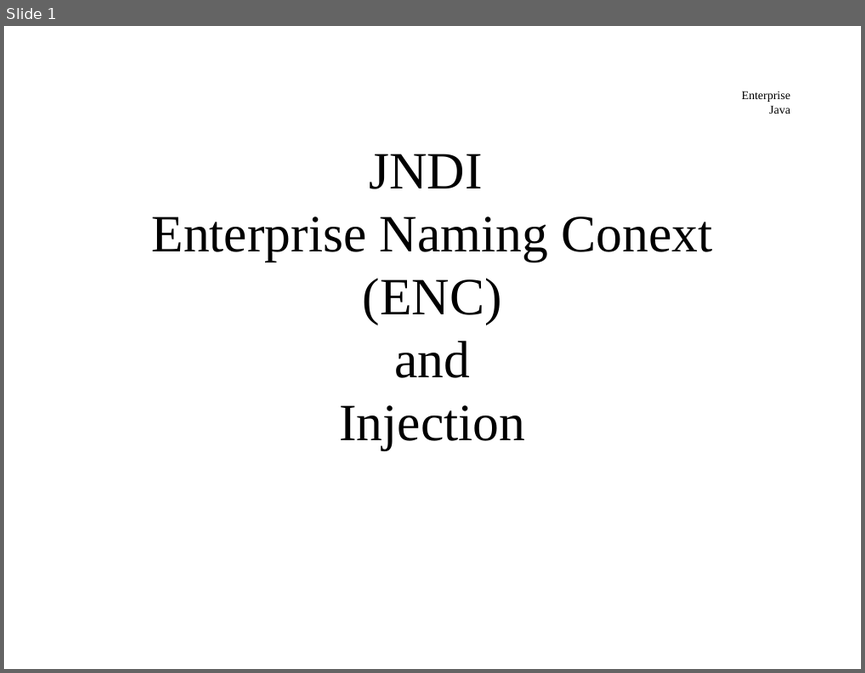
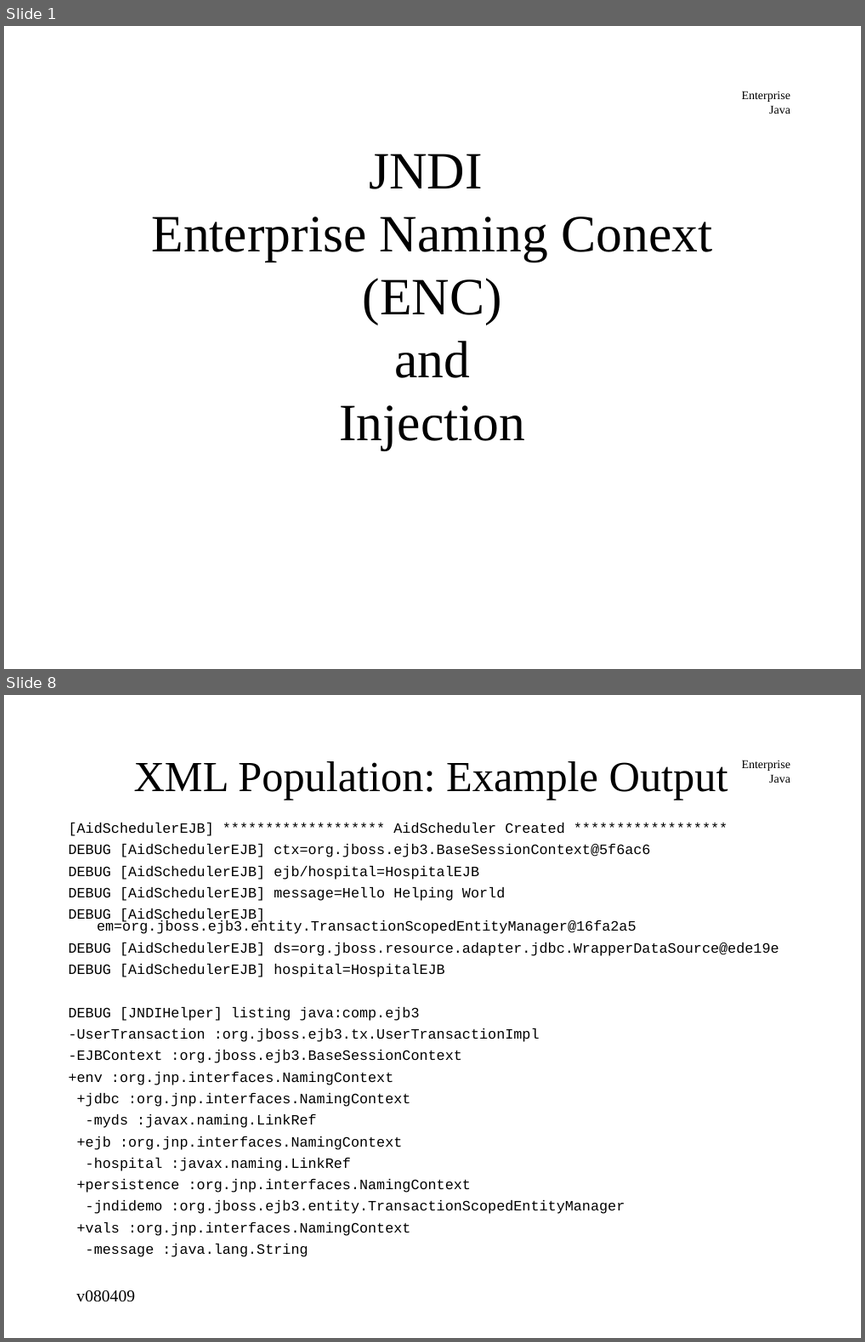
Before and after one commit to jcstaff/ejava-javaee, a slide deck: jndiDemo/src/site/resources/lectures/jndiENC.ppt. Shown one above the other, each under a label of ours: slide 1 before the commit, slides 1 and 8 after it; the slides between them are not shown. The pictures are 865x673 and 865x1342 pixels, drawn with LibreOffice and Linux fonts; fonts in the diff are those of the drawing. Boxes give left, top, right and bottom in pixels: in the first picture for what was removed or moved away, otherwise in the second. Text is boxed around its words. In the diff, an @@ line names an element or a change of style, - is before the commit and + after.

```diff
--- a/jndiDemo/src/site/resources/lectures/jndiENC.ppt
+++ b/jndiDemo/src/site/resources/lectures/jndiENC.ppt
@@ slide 8 added at (4, 695, 861, 1338), background #FFFFFF; not listed: 1 template element that a slide beside it also shows @@
@@ title added at (134, 761, 728, 800), 36 pt, text #000000 @@
+XML Population: Example Output
@@ text added at (69, 823, 778, 1257), 12 pt, text #000000 @@
+[AidSchedulerEJB] ******************* AidScheduler Created ******************
+DEBUG [AidSchedulerEJB] ctx=org.jboss.ejb3.BaseSessionContext@5f6ac6
+DEBUG [AidSchedulerEJB] ejb/hospital=HospitalEJB
+DEBUG [AidSchedulerEJB] message=Hello Helping World
+DEBUG [AidSchedulerEJB] em=org.jboss.ejb3.entity.TransactionScopedEntityManager@16fa2a5
+DEBUG [AidSchedulerEJB] ds=org.jboss.resource.adapter.jdbc.WrapperDataSource@ede19e
+DEBUG [AidSchedulerEJB] hospital=HospitalEJB
+DEBUG [JNDIHelper] listing java:comp.ejb3
+-UserTransaction :org.jboss.ejb3.tx.UserTransactionImpl
+-EJBContext :org.jboss.ejb3.BaseSessionContext
++env :org.jnp.interfaces.NamingContext
++jdbc :org.jnp.interfaces.NamingContext
+-myds :javax.naming.LinkRef
++ejb :org.jnp.interfaces.NamingContext
+-hospital :javax.naming.LinkRef
++persistence :org.jnp.interfaces.NamingContext
+-jndidemo :org.jboss.ejb3.entity.TransactionScopedEntityManager
++vals :org.jnp.interfaces.NamingContext
+-message :java.lang.String
@@ text added at (76, 1290, 135, 1302), 14 pt, text #000000 @@
+v080409
```
Also in this commit, not shown: 15 slides changed, 3 other slides added, 1 slide removed, 5 other files.
